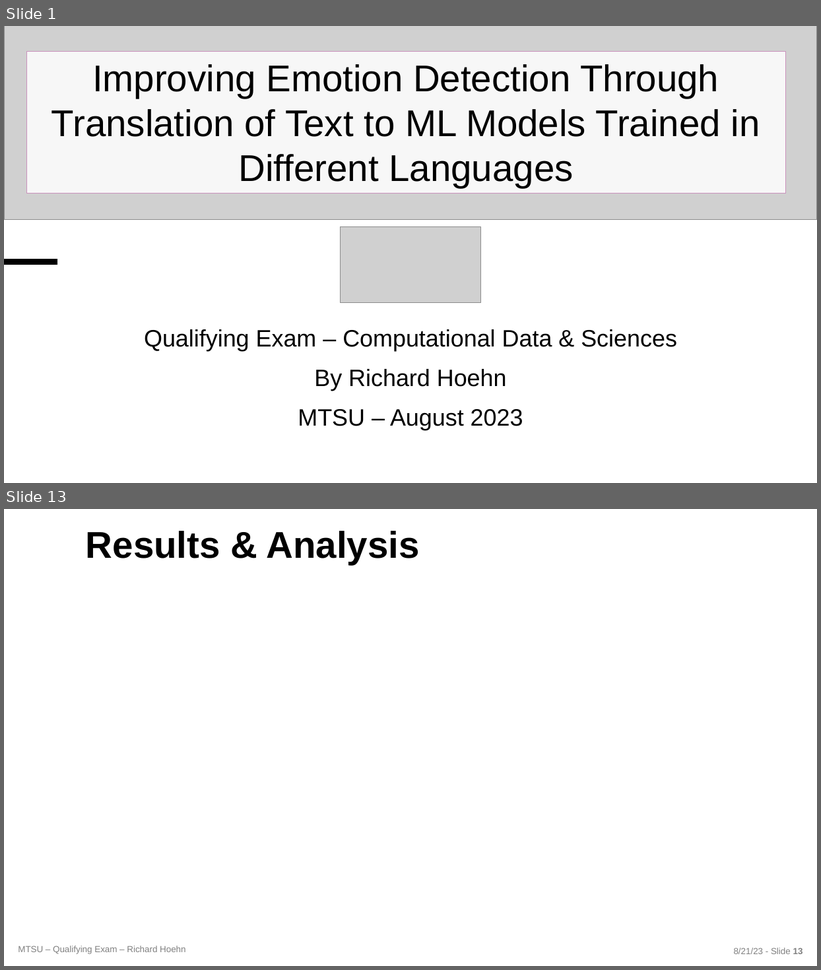
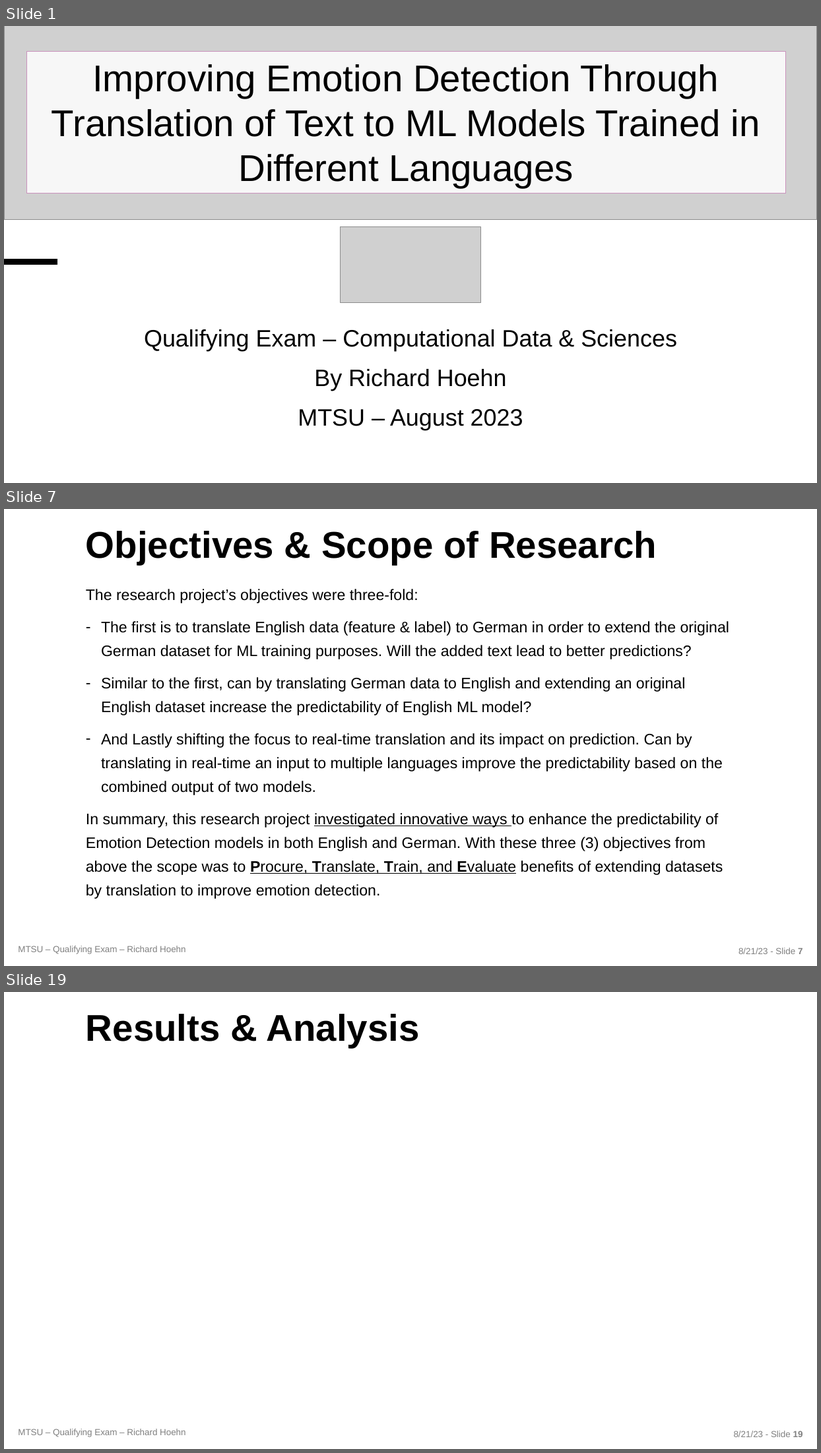
Before and after one commit to richardhoehn/mtsu.coms.qualifying-exam, a slide deck: presentation/COMS_Qualifying_Exam-2023-08-21.pptx. Shown one above the other, each under a label of ours: slides 1 and 13 before the commit, slides 1, 7 and 19 after it; the slides between them are not shown. The pictures are 821x970 and 821x1453 pixels, drawn with LibreOffice and Linux fonts; fonts in the diff are those of the drawing; grey boxes stand for pictures; background and template pictures are left out. Boxes give left, top, right and bottom in pixels: in the first picture for what was removed or moved away, otherwise in the second. Text is boxed around its words. In the diff, an @@ line names an element or a change of style, - is before the commit and + after.

```diff
--- a/presentation/COMS_Qualifying_Exam-2023-08-21.pptx
+++ b/presentation/COMS_Qualifying_Exam-2023-08-21.pptx
@@ slide 7 added at (4,509,817,966), background picture (left out); not listed: 2 template elements that a slide beside it also shows @@
@@ title added at (86,531,657,564), 44 pt, text #000000, bold @@
+Objectives & Scope of Research
@@ text added at (86,589,729,899), 18 pt, text #000000 @@
+The research project’s objectives were three-fold:
+– The first is to translate English data (feature & label) to German in order to extend the original German dataset for ML training purposes. Will the added text lead to better predictions?
+– Similar to the first, can by translating German data to English and extending an original English dataset increase the predictability of English ML model?
+– And Lastly shifting the focus to real-time translation and its impact on prediction. Can by translating in real-time an input to multiple languages improve the predictability based on the combined output of two models.
+In summary, this research project investigated innovative ways to enhance the predictability of Emotion Detection models in both English and German. With these three (3) objectives from above the scope was to Procure, Translate, Train, and Evaluate benefits of extending datasets by translation to improve emotion detection.
@@ what was slide 13 is now slide 19 @@
```
Also in this commit, not shown: 6 slides changed, 14 other slides added, 8 slides removed, 14 other files.
